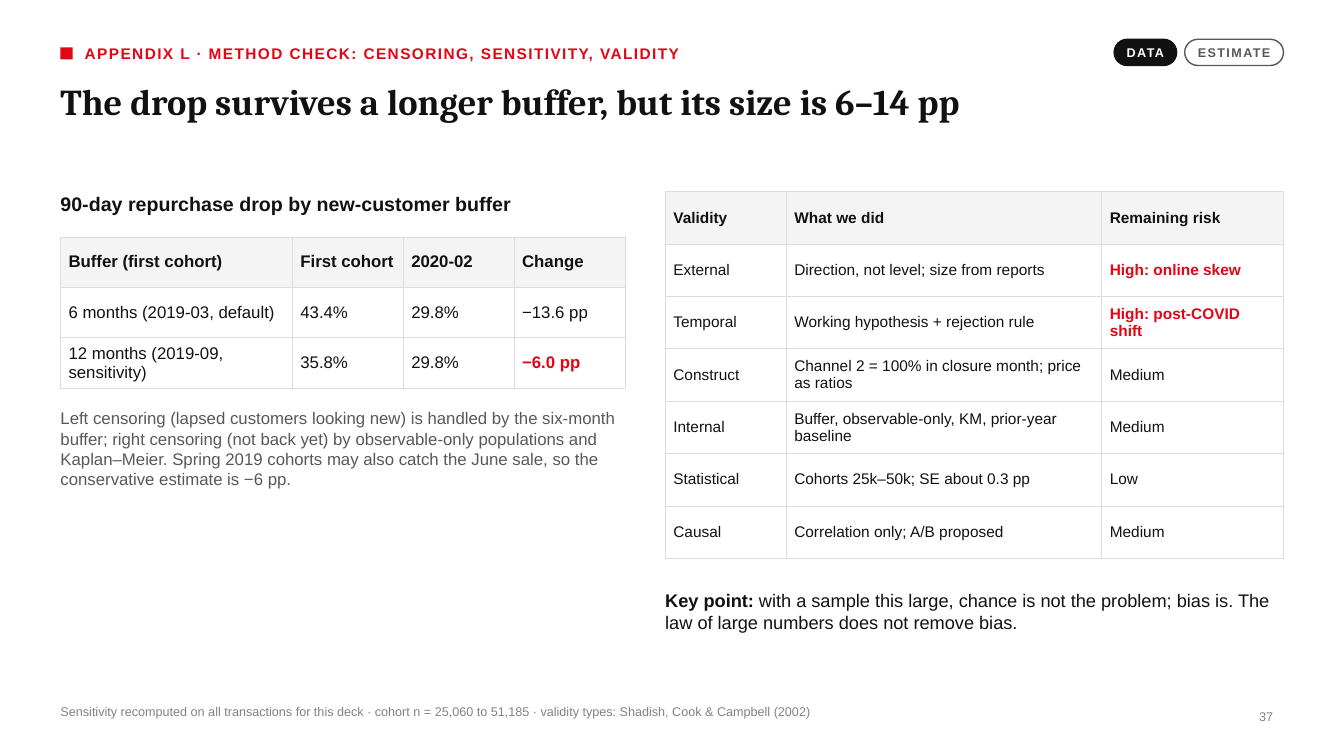
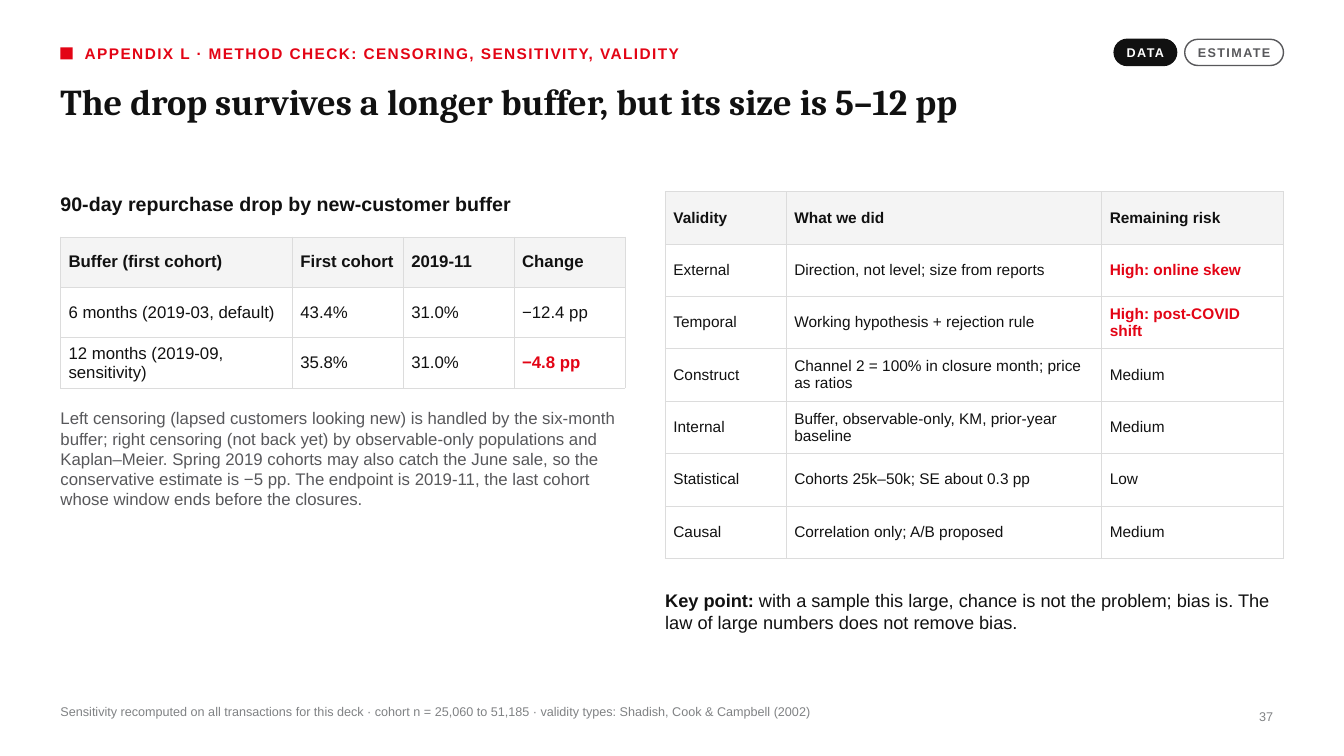
Before and after one commit to underthesun7213/social-data, a slide deck: slide 37 of presentation/hm_retention_deck_en.pptx. Drawn at 1344x756 pixels with LibreOffice and Linux fonts; fonts in the diff are those of the drawing. Boxes give left, top, right and bottom in pixels: in the first picture for what was removed or moved away, otherwise in the second. Text is boxed around its words. In the diff, an @@ line names an element or a change of style, - is before the commit and + after.

```diff
--- a/presentation/hm_retention_deck_en.pptx
+++ b/presentation/hm_retention_deck_en.pptx
@@ title at [60,89,957,123]: text changed @@
-The drop survives a longer buffer, but its size is 6–14 pp
+The drop survives a longer buffer, but its size is 5–12 pp
@@ table at [60,237,625,386] @@
-row 1, column 3: 2020-02
+row 1, column 3: 2019-11
-row 2, column 3: 29.8%
+row 2, column 3: 31.0%
-row 2, column 4: −13.6 pp
+row 2, column 4: −12.4 pp
-row 3, column 3: 29.8%
+row 3, column 3: 31.0%
-row 3, column 4: −6.0 pp
+row 3, column 4: −4.8 pp
@@ text at [60,412,615,505]: text changed @@
-Left censoring (lapsed customers looking new) is handled by the six-month buffer; right censoring (not back yet) by observable-only populations and Kaplan–Meier. Spring 2019 cohorts may also catch the June sale, so the conservative estimate is −6 pp.
+Left censoring (lapsed customers looking new) is handled by the six-month buffer; right censoring (not back yet) by observable-only populations and Kaplan–Meier. Spring 2019 cohorts may also catch the June sale, so the conservative estimate is −5 pp. The endpoint is 2019-11, the last cohort whose window ends before the closures.
```
Also in this commit, not shown: 6 other slides changed, 6 other files.
